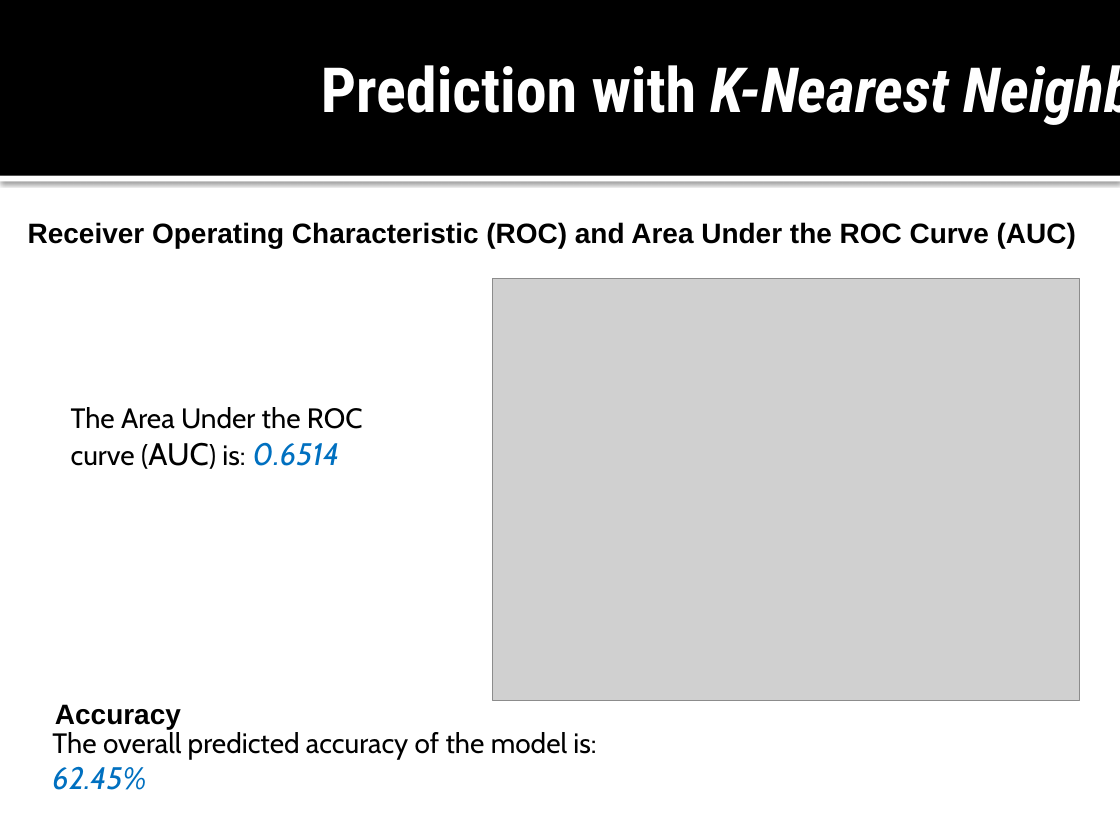
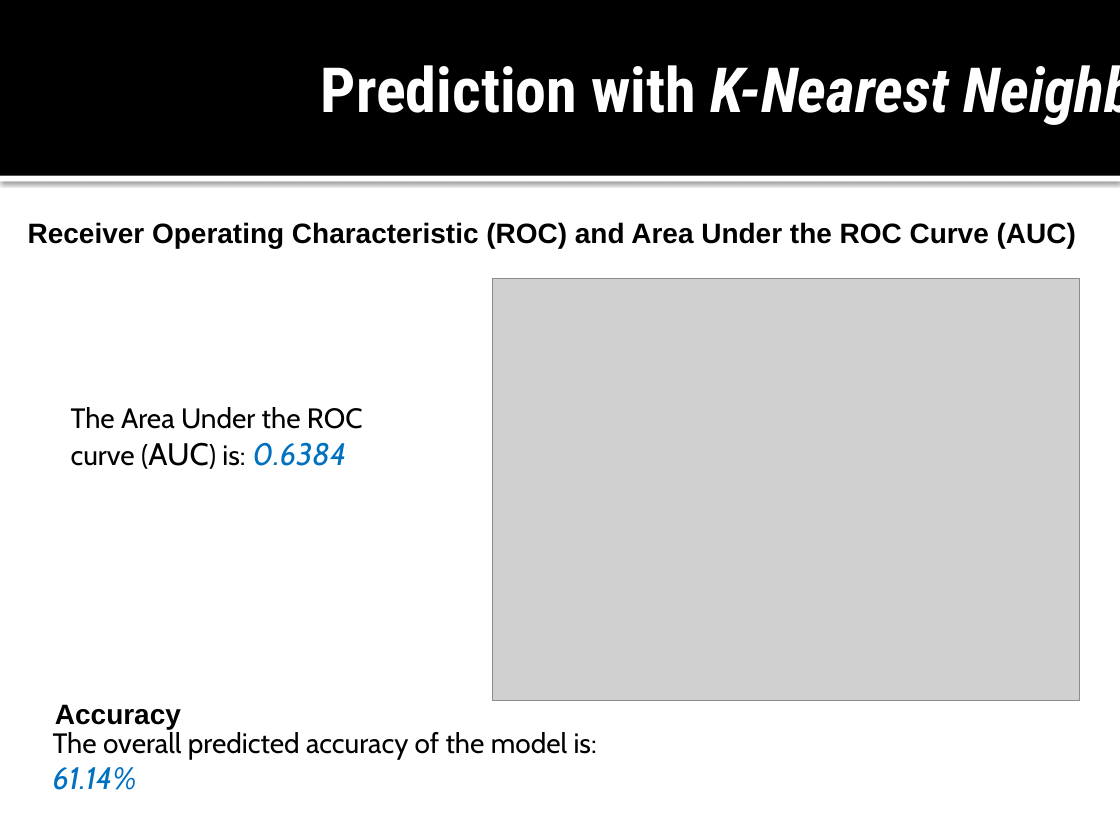
Before and after one commit to TarazGr/FDS-Final, a slide deck: slide 16 of Prova.pptx. Drawn at 1120x840 pixels with LibreOffice and Linux fonts; fonts in the diff are those of the drawing; grey boxes stand for pictures. Boxes give left, top, right and bottom in pixels: in the first picture for what was removed or moved away, otherwise in the second. Text is boxed around its words. In the diff, an @@ line names an element or a change of style, - is before the commit and + after.

```diff
--- a/Prova.pptx
+++ b/Prova.pptx
@@ text at bbox=[71, 407, 363, 466]: text changed @@
-The Area Under the ROC curve (AUC) is: 0.6514
+The Area Under the ROC curve (AUC) is: 0.6384
@@ text in rectangle at bbox=[53, 729, 597, 790]: text changed @@
-The overall predicted accuracy of the model is: 62.45%
+The overall predicted accuracy of the model is: 61.14%
```
Also in this commit, not shown: 16 other slides changed, 2 other files.
